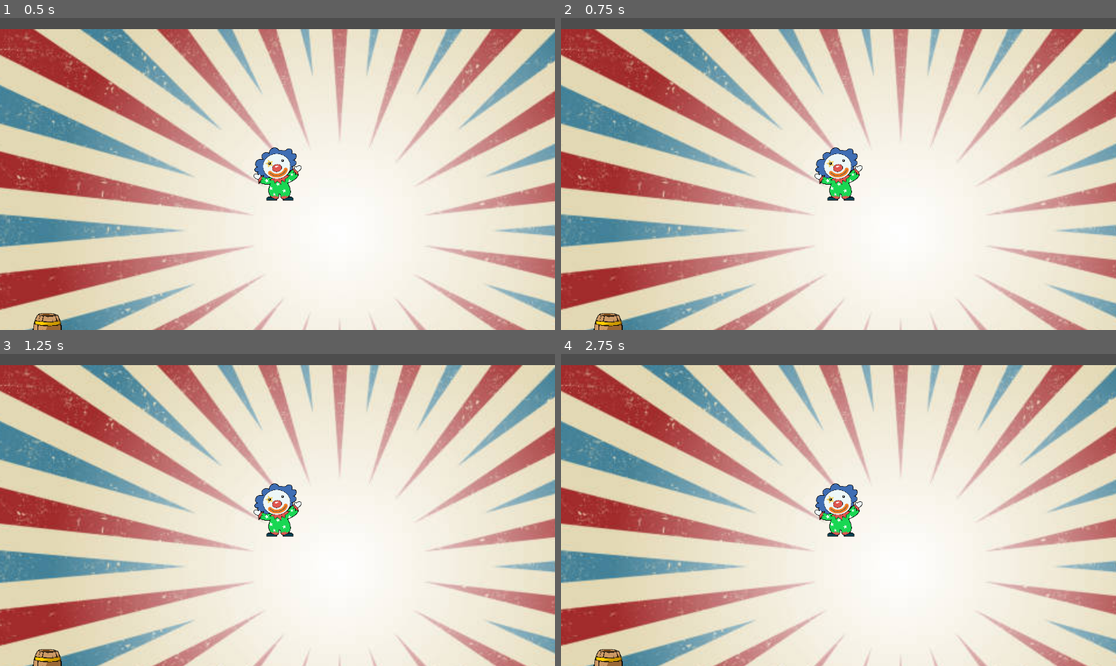
Above: before the commit, frames 1-4 (two rows, left to right).
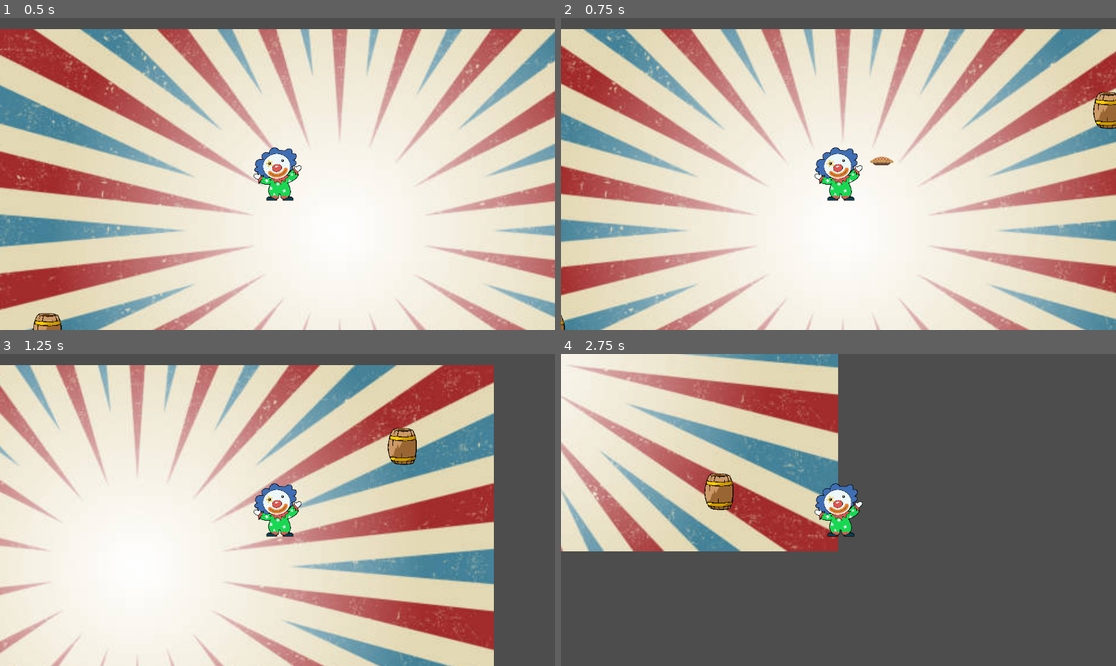
Above: after the commit, the same moments.

Repository: dillpret/ggj2024
Game: Godot game, scene res://scenes/game.tscn
Same seed, same stepped clock (60 frames per second), same inputs: the game is played once before the commit and once after it.
Inputs (mouse positions are in pixels of both pictures, inside the frame that each line leads up to):
- Up to frame 1 (0.5 s): no input
- Up to frame 2 (0.75 s): tap Enter at 0.5 s; move the mouse to (960, 158) at 0.52 s; hold D (move_right) from 0.53 s (still down); click (960, 158) at 0.6 s
- Up to frame 3 (1.25 s): keep holding D (move_right)
- Up to frame 4 (2.75 s): move the mouse to (727, 525) at 1.27 s; release D (move_right) at 1.28 s; hold S (move_down) 1.28-2.03 s; click (727, 525) at 1.35 s; move the mouse to (894, 441) at 2.02 s; hold D (move_right) from 2.03 s (still down); click (894, 441) at 2.1 s

Frame 1 is identical in both runs. In frame 2, 43% of the frame differs, in the area x 0-100%, y 3-100%; in frame 3, 80%; in frame 4, 93%, in the area x 0-100%, y 0-100%.
Error before the commit: Parse Error: Preload file "res://player_pie.tscn" does not exist. (res://entities/player/player.gd:4)

Commit message:
chore: minor tweaks to player script

Diff:
--- a/entities/player/player.gd
+++ b/entities/player/player.gd
@@ -1,23 +1,26 @@
 extends CharacterBody2D
 
-const SPEED = 600
-const PLAYER_PIE = preload("res://player_pie.tscn")
+@export var move_speed: float = 600
 @export var throw_speed: float = 1000
+@export var projectile: Resource
 
 func _physics_process(delta):
 	var direction = Input.get_vector("move_left", "move_right", "move_up", "move_down")
-	velocity = direction * SPEED
+	velocity = direction * move_speed
 	move_and_slide()
 
-func throw():
-	var new_pie = PLAYER_PIE.instantiate()
+func get_pie_velocity() -> Vector2:
 	var mouse_pos = get_global_mouse_position()
 	var player_pos = global_position
 	var angle_to_mouse = player_pos.angle_to_point(mouse_pos)
 	var rotation_vector = Vector2.from_angle(angle_to_mouse)
+	return rotation_vector.normalized() * throw_speed
+
+func throw():
+	var new_pie = projectile.instantiate()
 	owner.add_child(new_pie)
 	new_pie.transform = %ThrowPoint.global_transform
-	new_pie.velocity = rotation_vector.normalized() * throw_speed
+	new_pie.velocity = get_pie_velocity()
 
 func _process(delta):
 	if Input.is_action_just_pressed("throw_pie"):
--- a/entities/player/player.tscn
+++ b/entities/player/player.tscn
@@ -1,7 +1,8 @@
-[gd_scene load_steps=4 format=3 uid="uid://b588fenf8ax6"]
+[gd_scene load_steps=5 format=3 uid="uid://b588fenf8ax6"]
 
 [ext_resource type="Texture2D" uid="uid://qcqa640ad6rk" path="res://assets/sprites/player/33-332282_clown-free-to-use-clipart-clown.png" id="1_f61eb"]
 [ext_resource type="Script" path="res://entities/player/player.gd" id="1_gitli"]
+[ext_resource type="PackedScene" uid="uid://cfqpkyk56s2dt" path="res://entities/projectiles/player_pie.tscn" id="2_jti0q"]
 
 [sub_resource type="CircleShape2D" id="CircleShape2D_0pctp"]
 radius = 20.025
@@ -9,6 +10,7 @@
 [node name="Player" type="CharacterBody2D"]
 collision_layer = 2
 script = ExtResource("1_gitli")
+projectile = ExtResource("2_jti0q")
 
 [node name="ThrowPoint" type="Marker2D" parent="."]
 unique_name_in_owner = true
